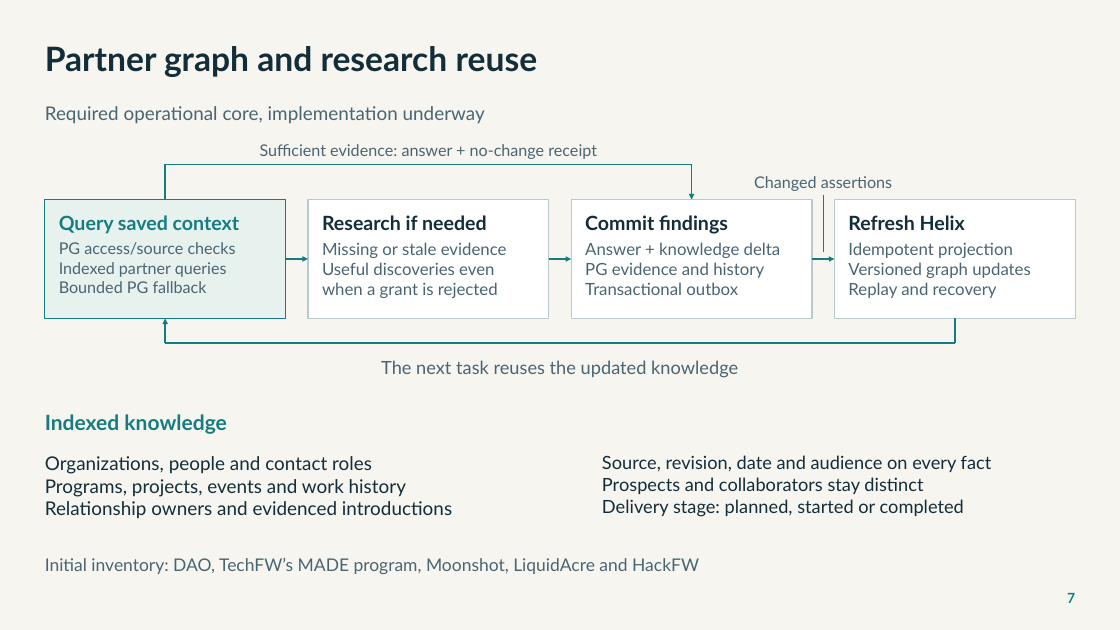
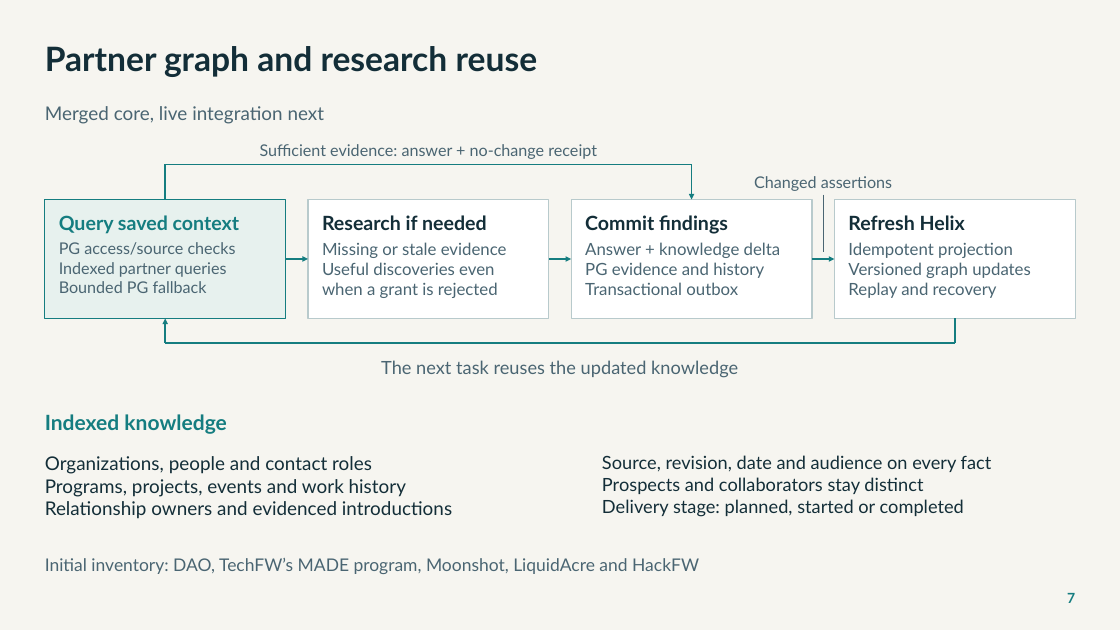
Before and after one commit to NetRxn/Inertia, a slide deck: slide 7 of Inertia-Architecture.pptx. Drawn at 1120x630 pixels with LibreOffice and Linux fonts; fonts in the diff are those of the drawing. Boxes give left, top, right and bottom in pixels: in the first picture for what was removed or moved away, otherwise in the second. Text is boxed around its words. In the diff, an @@ line names an element or a change of style, - is before the commit and + after.

```diff
--- a/Inertia-Architecture.pptx
+++ b/Inertia-Architecture.pptx
@@ text at (45, 106, 325, 124): text changed @@
-Required operational core, implementation underway
+Merged core, live integration next
```
Also in this commit, not shown: 5 other slides changed, 27 other files.
